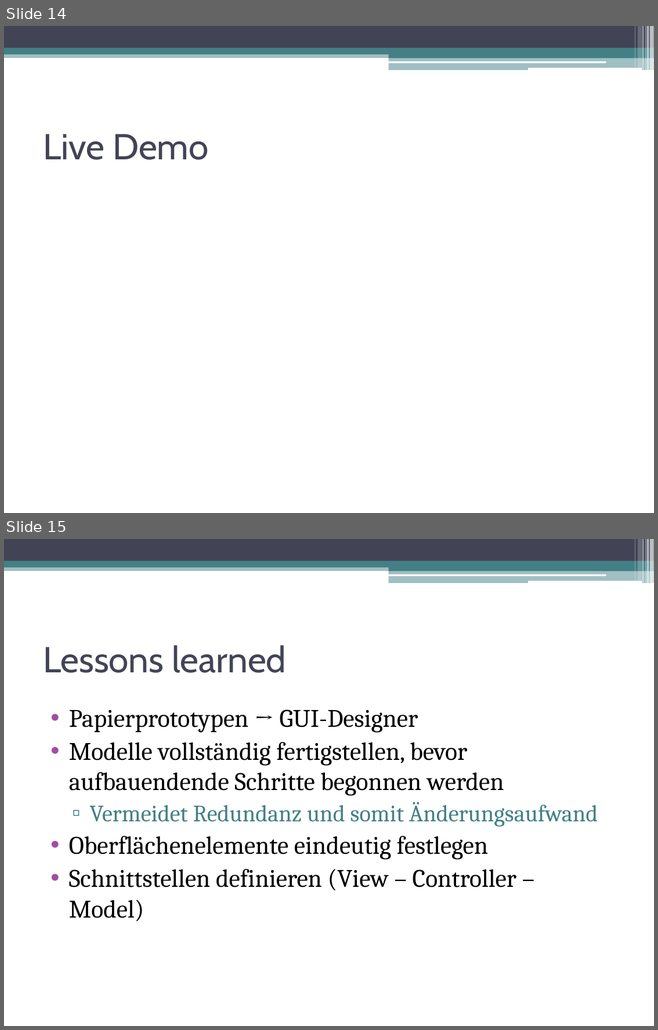
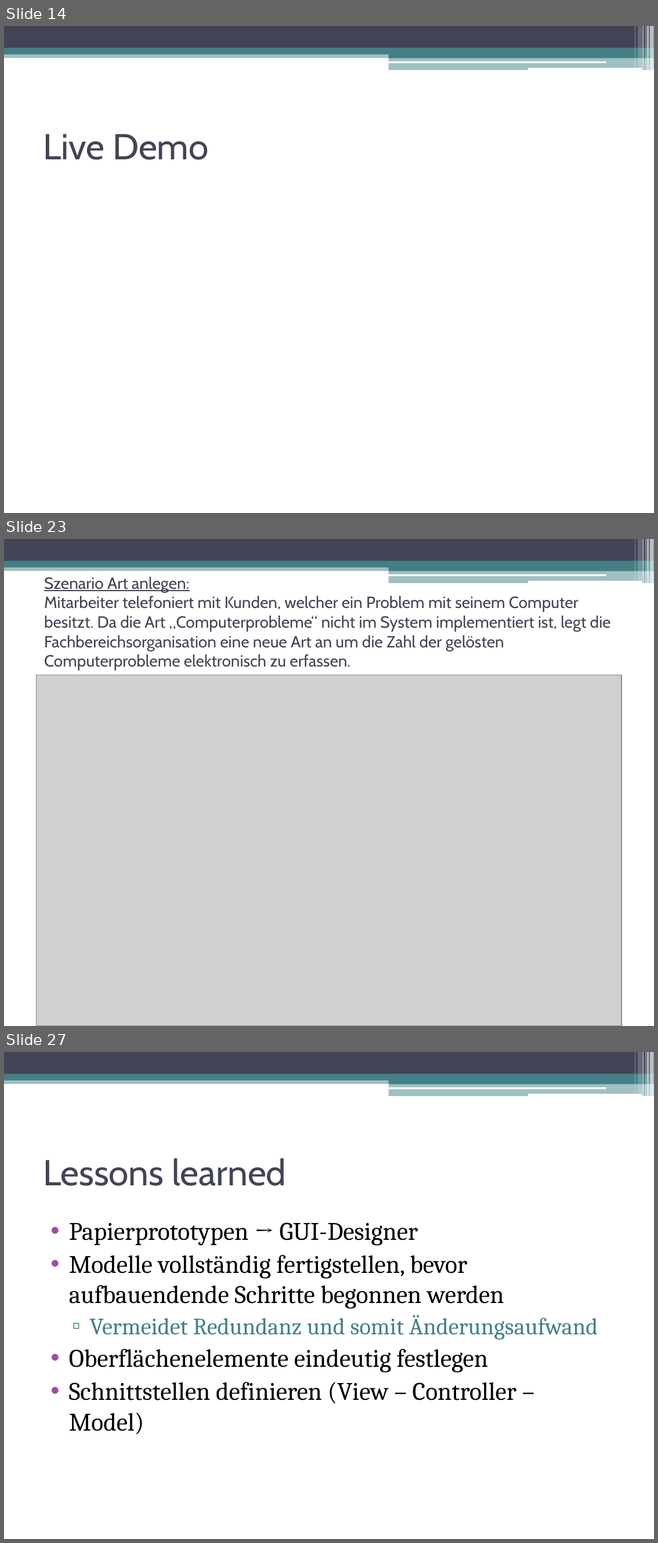
Before and after one commit to DanJoeHa/Fallstudie, a slide deck: Projektmanagement/Abschlusspräsentation.pptx. Shown one above the other, each under a label of ours: slides 14 and 15 before the commit, slides 14, 23 and 27 after it; the slides between them are not shown. The pictures are 658x1030 and 658x1543 pixels, drawn with LibreOffice and Linux fonts; fonts in the diff are those of the drawing; grey boxes stand for pictures. Boxes give left, top, right and bottom in pixels: in the first picture for what was removed or moved away, otherwise in the second. Text is boxed around its words. In the diff, an @@ line names an element or a change of style, - is before the commit and + after.

```diff
--- a/Projektmanagement/Abschlusspräsentation.pptx
+++ b/Projektmanagement/Abschlusspräsentation.pptx
@@ slide 23 added at <box>4,539,654,1026</box>, background #FFFFFF; not listed: 13 template elements that a slide beside it also shows @@
@@ title added at <box>44,596,611,671</box>, 18 pt, text #424456 @@
+Szenario Art anlegen:
+Mitarbeiter telefoniert mit Kunden, welcher ein Problem mit seinem Computer besitzt. Da die Art „Computerprobleme“ nicht im System implementiert ist, legt die Fachbereichsorganisation eine neue Art an um die Zahl der gelösten Computerprobleme elektronisch zu erfassen.
@@ picture added at <box>36,675,621,1026</box> @@
@@ what was slide 15 is now slide 27 @@
```
Also in this commit, not shown: 1 slide changed, 11 other slides added, 1 other file.
